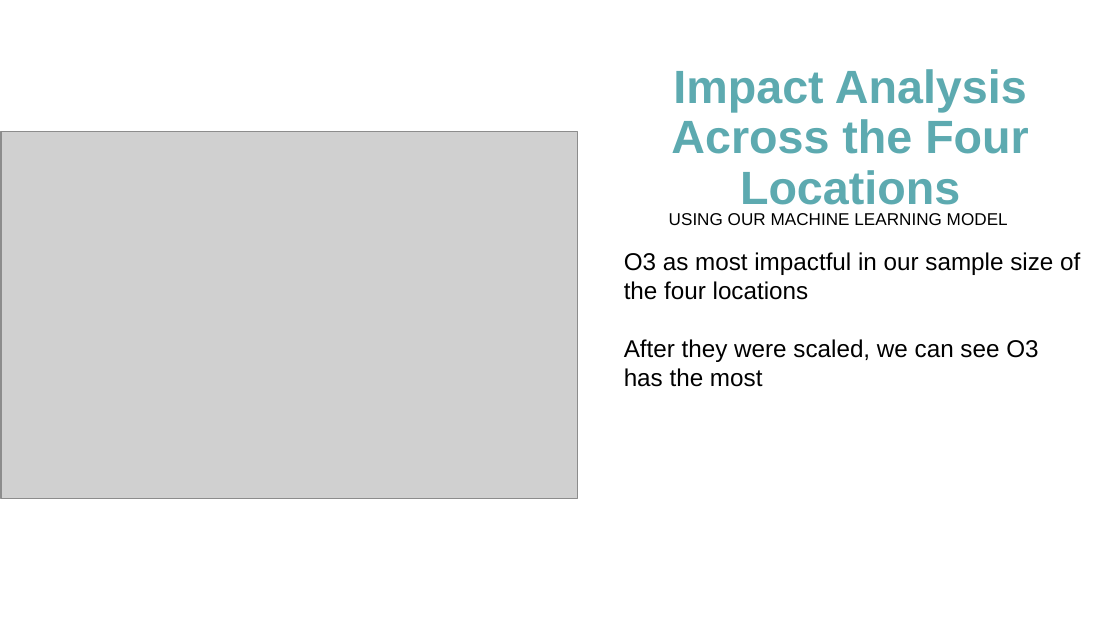
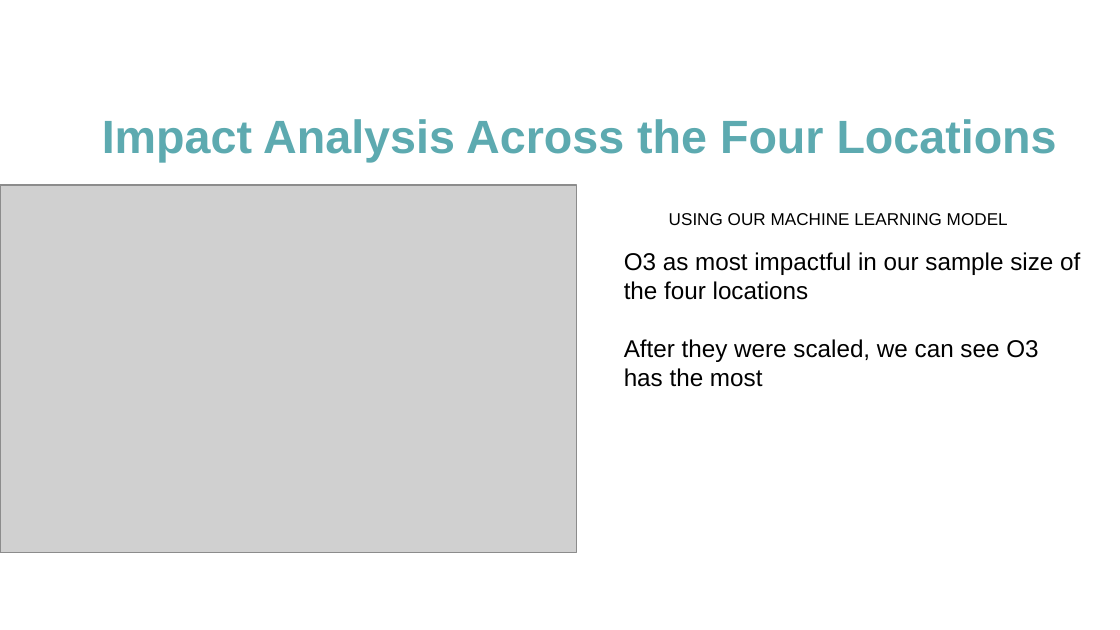
Before and after one commit to mereilly/AQI_Module_20_Final_Project, a slide deck: slide 11 of OpenWeather_AQI_Presentation_Final.pptx. Drawn at 1120x630 pixels with LibreOffice and Linux fonts; fonts in the diff are those of the drawing; grey boxes stand for pictures. Boxes give left, top, right and bottom in pixels: in the first picture for what was removed or moved away, otherwise in the second. Text is boxed around its words. In the diff, an @@ line names an element or a change of style, - is before the commit and + after.

```diff
--- a/OpenWeather_AQI_Presentation_Final.pptx
+++ b/OpenWeather_AQI_Presentation_Final.pptx
@@ title "Impact Analysis Across the Four ..." rewrapped from bbox=[671, 69, 1029, 205] to bbox=[102, 119, 1057, 163] @@
@@ picture: place and size @@
-picture at bbox=[1, 131, 577, 498]
+picture at bbox=[0, 185, 576, 552]
```
Also in this commit, not shown: 6 other slides changed, 2 other files.
